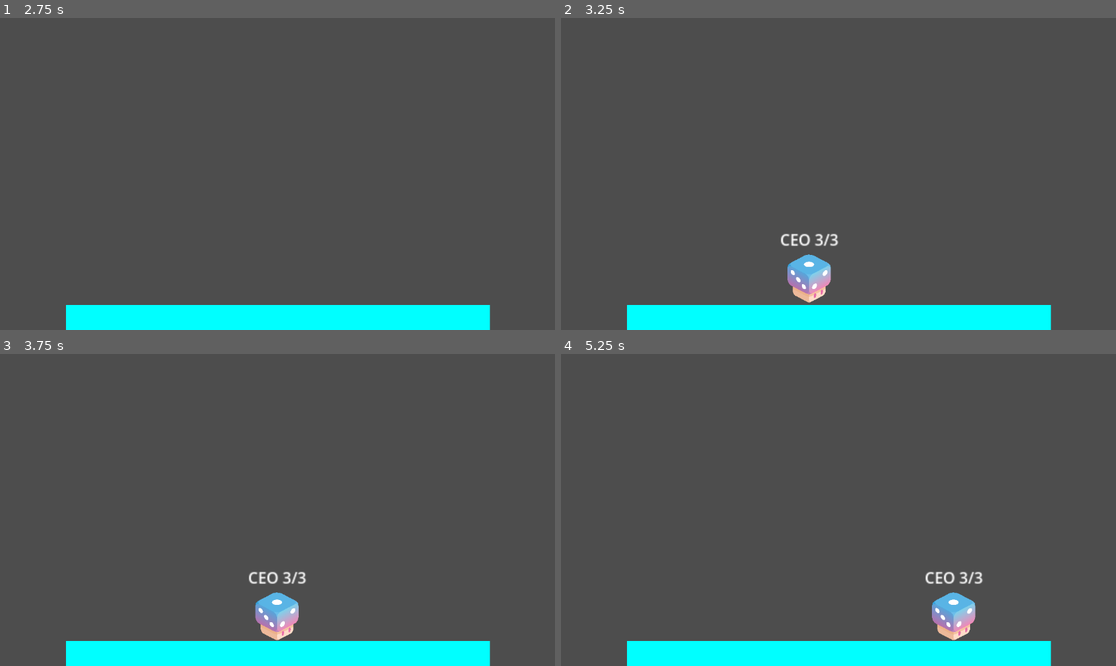
Above: before the commit, frames 1-4 (two rows, left to right).
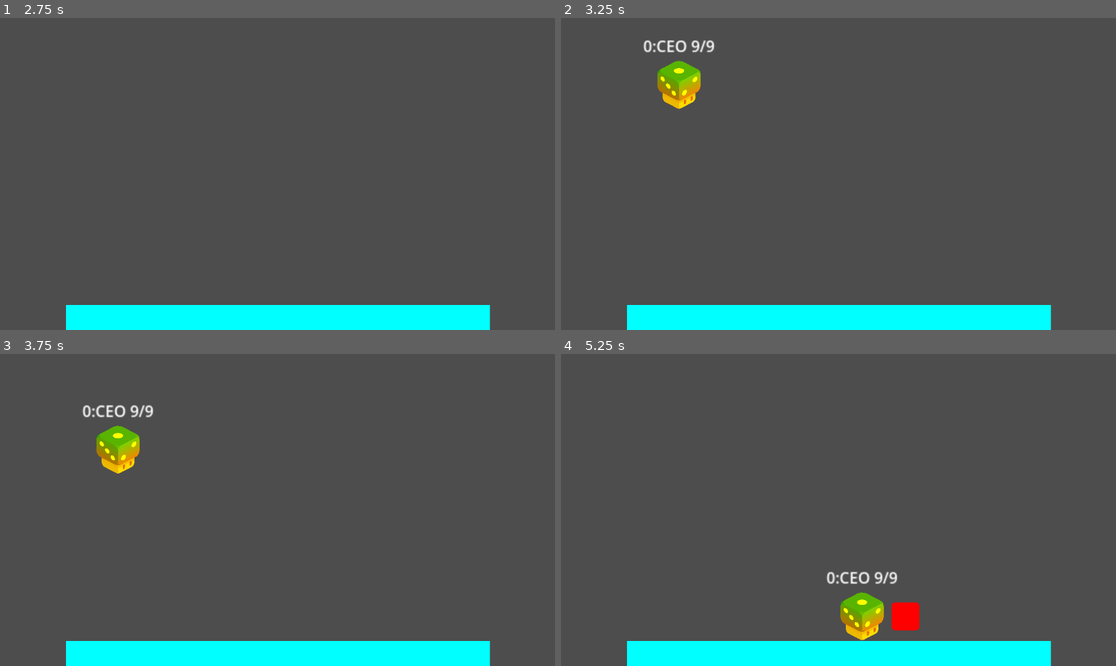
Above: after the commit, the same moments.

Repository: PlaySorbonne/projet-pixel
Game: Godot game, scene res://scenes/Menus/MenuPersistent.tscn
The game is run twice, just before and just after one commit, with the same random seed, the same clock (stepped at 60 frames per second) and the same inputs. The engine's default icon, where the game draws it, is replaced by a stand-in: a white triangle on a blue panel in a dark square.
Inputs:
- Up to frame 1 (2.75 s): click "Start" at 0.5 s; tap Enter (attack) at 1.25 s; hold D (right) 1.28-2 s; hold Enter (attack) 1.28-2 s; tap Space (jump) at 1.52 s; tap Shift (special) at 1.55 s; click "Play game" at 2 s
- Up to frame 2 (3.25 s): hold D (right) from 2.78 s (still down); tap Shift (special) at 2.85 s; tap Space (jump) at 3.02 s; tap Enter (attack) at 3.05 s
- Up to frame 3 (3.75 s): release D (right) at 3.53 s; hold A (left) from 3.53 s (still down); hold Enter (attack) from 3.53 s (still down)
- Up to frame 4 (5.25 s): tap Shift (special) at 3.8, 4.35 s; release A (left) at 4.28 s; release Enter (attack) at 4.28 s; hold D (right) from 4.28 s (still down); tap Space (jump) at 4.52 s; tap Enter (attack) at 4.55 s; hold Enter (attack) from 5.03 s (still down)

Frame 1 is identical in both runs. In frame 2, 2.3% of the frame differs, in the area x 14-50%, y 7-92%; in frame 3, 2.3%; in frame 4, 2.8%, in the area x 47-76%, y 69-92%.

Commit message:
added functional evolution (barebones)

Diff:
--- a/scenes/Characters/Evolutions/CharacterCEO.tscn
+++ b/scenes/Characters/Evolutions/CharacterCEO.tscn
@@ -10,6 +10,4 @@
 max_hitpoints = 9
 
 [node name="Sprite2D" parent="." index="0"]
-self_modulate = Color(0.663139, 0.000526262, 0.70538, 1)
-
-[connection signal="fighter_killed_opponent" from="." to="." method="_on_fighter_killed_opponent"]
+self_modulate = Color(1, 1, 0, 1)
--- a/scenes/Characters/Evolutions/CharacterCryptoBro.tscn
+++ b/scenes/Characters/Evolutions/CharacterCryptoBro.tscn
@@ -3,6 +3,9 @@
 [ext_resource type="PackedScene" uid="uid://ofdotmbw4jkx" path="res://scenes/Characters/Player.tscn" id="1_d7u8s"]
 
 [node name="CharacterCryptoBro" instance=ExtResource("1_d7u8s")]
-evolution_name = 1
+current_evolution = 1
 attack_damage = 2
 max_hitpoints = 5
+
+[node name="Sprite2D" parent="." index="0"]
+self_modulate = Color(10, 10, 0, 1)
--- a/scenes/Characters/Evolutions/CharacterWeeb.tscn
+++ b/scenes/Characters/Evolutions/CharacterWeeb.tscn
@@ -3,5 +3,5 @@
 [ext_resource type="PackedScene" uid="uid://ofdotmbw4jkx" path="res://scenes/Characters/Player.tscn" id="1_im15i"]
 
 [node name="CharacterWeeb" instance=ExtResource("1_im15i")]
-evolution_name = 2
+current_evolution = 2
 max_hitpoints = 1
--- a/scenes/Characters/Player.tscn
+++ b/scenes/Characters/Player.tscn
@@ -5,7 +5,7 @@
 
 [node name="PlayerCharacter" instance=ExtResource("1_cukm7")]
 script = ExtResource("2_7jbn1")
-evolution_name = 0
+current_evolution = 0
 speed = 600.0
 jump_velocity = 600.0
 jump_max_duration = 0.2
--- a/scenes/Menus/Submenus/GameSessionCreator.tscn
+++ b/scenes/Menus/Submenus/GameSessionCreator.tscn
@@ -1,7 +1,7 @@
 [gd_scene load_steps=5 format=3 uid="uid://coooilpqwhd7p"]
 
 [ext_resource type="Script" path="res://scripts/GameSessionCreator.gd" id="1_dew6n"]
-[ext_resource type="PackedScene" uid="uid://ofdotmbw4jkx" path="res://scenes/Characters/Player.tscn" id="2_ych37"]
+[ext_resource type="PackedScene" uid="uid://d4eqmtc8af2fn" path="res://scenes/Characters/Evolutions/CharacterCEO.tscn" id="2_hs0yx"]
 
 [sub_resource type="LabelSettings" id="LabelSettings_keads"]
 font_size = 28
@@ -16,7 +16,7 @@
 grow_horizontal = 2
 grow_vertical = 2
 script = ExtResource("1_dew6n")
-player_scene = ExtResource("2_ych37")
+player_scene = ExtResource("2_hs0yx")
 
 [node name="Button" type="Button" parent="."]
 layout_direction = 2
--- a/scripts/FighterCharacter.gd
+++ b/scripts/FighterCharacter.gd
@@ -26,6 +26,8 @@
 func _ready():
 	visible = false
 	character_id = add_new_character()
+	set_physics_process(false)
+	set_process_input(false)
 	team = character_id # to remove if we decide to do team battles
 
 func spawn(location : Vector2):
--- a/scripts/player.gd
+++ b/scripts/player.gd
@@ -1,5 +1,7 @@
 extends FighterCharacter
 class_name PlayerCharacter
+
+signal player_evolved
 
 enum Controls {KEYBOARD, CONTROLLER}
 enum Evolutions {CEO, CryptoBro, Weeb}
@@ -9,7 +11,7 @@
 	Evolutions.Weeb : preload("res://scenes/Characters/Evolutions/CharacterWeeb.tscn")
 }
 
-@export var evolution_name : Evolutions = Evolutions.CEO
+@export var current_evolution : Evolutions = Evolutions.CEO
 @export var speed := 600.0
 @export var jump_velocity := 600.0
 @export var jump_max_duration := 0.2
@@ -32,12 +34,18 @@
 var can_evolve := false
 var evolution_particles : GPUParticles2D = null
 
+func copy_player_data(new_body : PlayerCharacter):
+	new_body.character_id = character_id
+	new_body.team = team
+	new_body.control_device = control_device
+	new_body.control_type = control_type
+
 func _ready():
 	super._ready()
 	_update_debug_text()
 
 func _update_debug_text():
-	$EvolutionLabel.text = str(Evolutions.keys()[evolution_name]) + " " + str(hitpoints) + "/" + str(max_hitpoints)
+	$EvolutionLabel.text = str(current_evolution) + ":" + str(Evolutions.keys()[current_evolution]) + " " + str(hitpoints) + "/" + str(max_hitpoints)
 
 func set_control_device(device: int):
 	control_device = device
@@ -99,8 +107,24 @@
 func _on_jump_timer_timeout():
 	is_jumping = false
 
+func spawn(location : Vector2):
+	super.spawn(location)
+	_update_debug_text()
+
 func evolve():
-	pass
+	if current_evolution == Evolutions.Weeb:
+		return
+	var new_body : PlayerCharacter = EvolutionCharacters[current_evolution+1].instantiate()
+	var player_index : int = GameInfos.players.find(self)
+	print("found self in GameInfos.players at " + str(player_index))
+	GameInfos.players[player_index] = new_body
+	get_parent().add_child(new_body)
+	copy_player_data(new_body)
+	new_body.spawn(position)
+	set_player_active(false)
+	emit_signal("player_evolved", new_body)
+	await get_tree().create_timer(1.0).timeout
+	queue_free()
 
 func death():
 	super.death()
--- a/scripts/world.gd
+++ b/scripts/world.gd
@@ -14,9 +14,10 @@
 	for player : PlayerCharacter in GameInfos.players:
 		add_child(player)
 		player.fighter_died.connect(on_player_death)
-		player_spawns[player] = spawn_locations[player_number].position
-		player.spawn(player_spawns[player])
+		player_spawns[player.character_id] = spawn_locations[player_number].position
+		player.spawn(player_spawns[player.character_id])
 		player_number += 1
+
 
 func _process(_delta):
 	if Input.is_action_just_pressed("ui_cancel"):
@@ -24,5 +25,6 @@
 
 func on_player_death(player : FighterCharacter):
 	print("player " + str(player.character_id) + " died !!!")
+	print("respawn points: " + str(player_spawns) + " char_id = " + str(player.character_id))
 	await get_tree().create_timer(3.0).timeout
-	player.spawn(player_spawns[player])
+	player.spawn(player_spawns[player.character_id])
